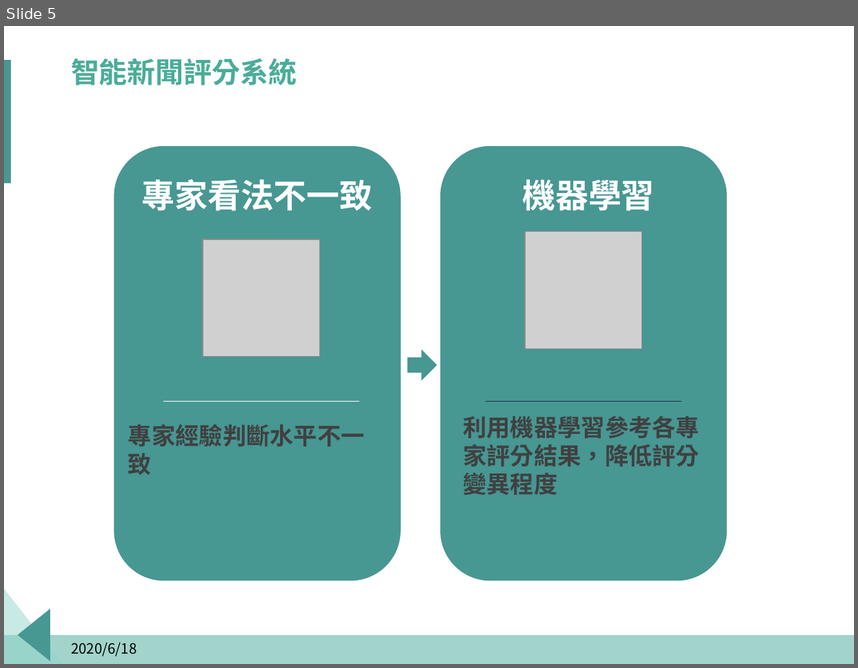
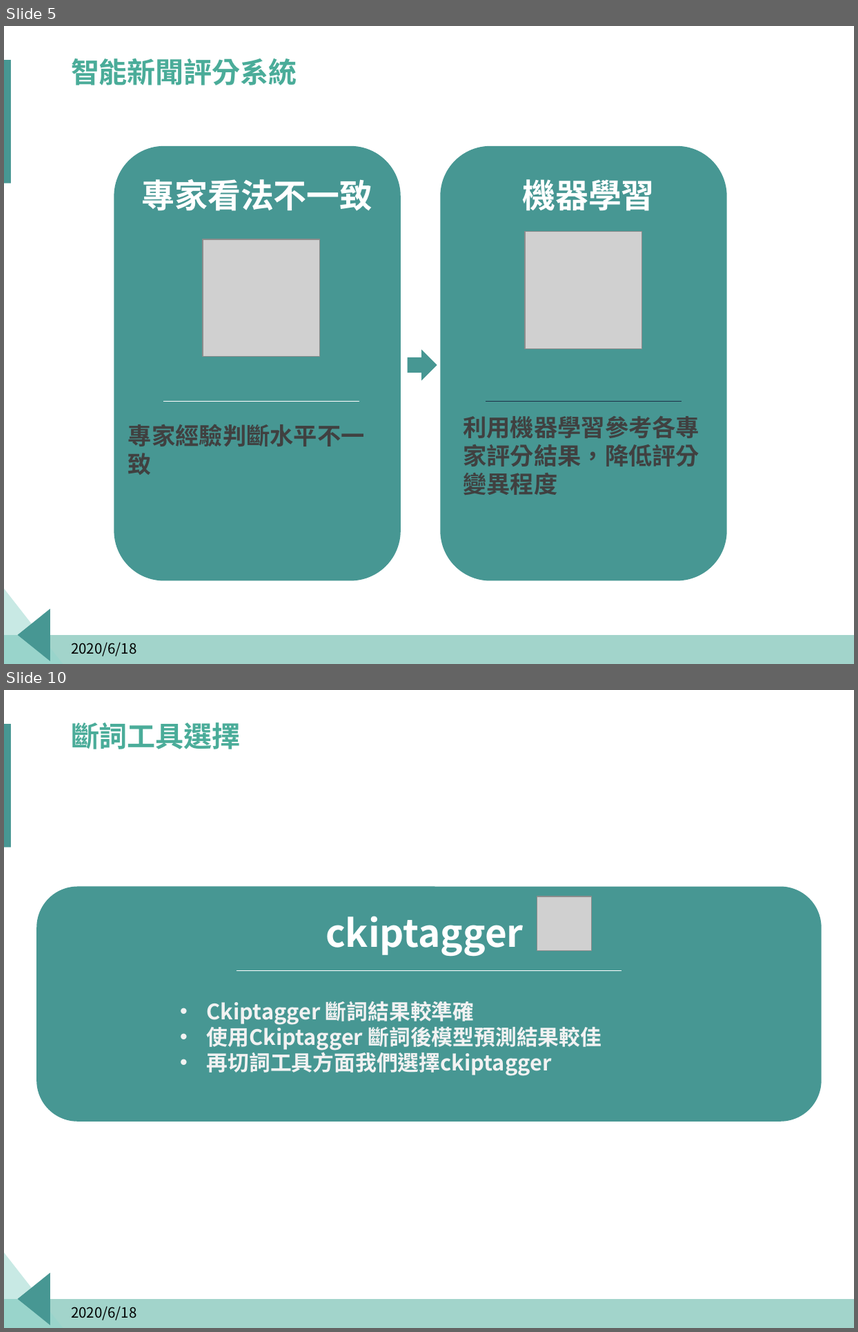
Before and after one commit to p314008dsa/Text-mining, a slide deck: Fintech.pptx. Shown one above the other, each under a label of ours: slide 5 before the commit, slides 5 and 10 after it; the slides between them are not shown. The pictures are 858x668 and 858x1332 pixels, drawn with LibreOffice and Linux fonts; fonts in the diff are those of the drawing; grey boxes stand for pictures; background and template pictures are left out. Boxes give left, top, right and bottom in pixels: in the first picture for what was removed or moved away, otherwise in the second. Text is boxed around its words. In the diff, an @@ line names an element or a change of style, - is before the commit and + after.

```diff
--- a/Fintech.pptx
+++ b/Fintech.pptx
@@ slide 10 added at [4,690,854,1328], background #FFFFFF; not listed: 4 template elements that a slide beside it also shows @@
@@ title added at [71,722,241,749], 24 pt, text #4AAC99, bold @@
+斷詞工具選擇
@@ rounded rectangle added at [36,887,821,1121], fill #479793 @@
@@ picture added at [537,896,591,951] @@
@@ text added at [326,916,524,956], 32 pt, text #FFFFFF, bold @@
+ckiptagger
@@ line added from (237, 971) to (621, 971), #FFFFFF 0.5 pt @@
@@ text added at [207,1000,602,1076], 18 pt, text #F2F2F2, bold @@
+• Ckiptagger 斷詞結果較準確
+• 使用Ckiptagger 斷詞後模型預測結果較佳
+• 再切詞工具方面我們選擇ckiptagger
@@ text added at [71,1305,137,1320], 12 pt, text #000000 @@
+2020/6/18
```
Also in this commit, not shown: 4 other slides added.
